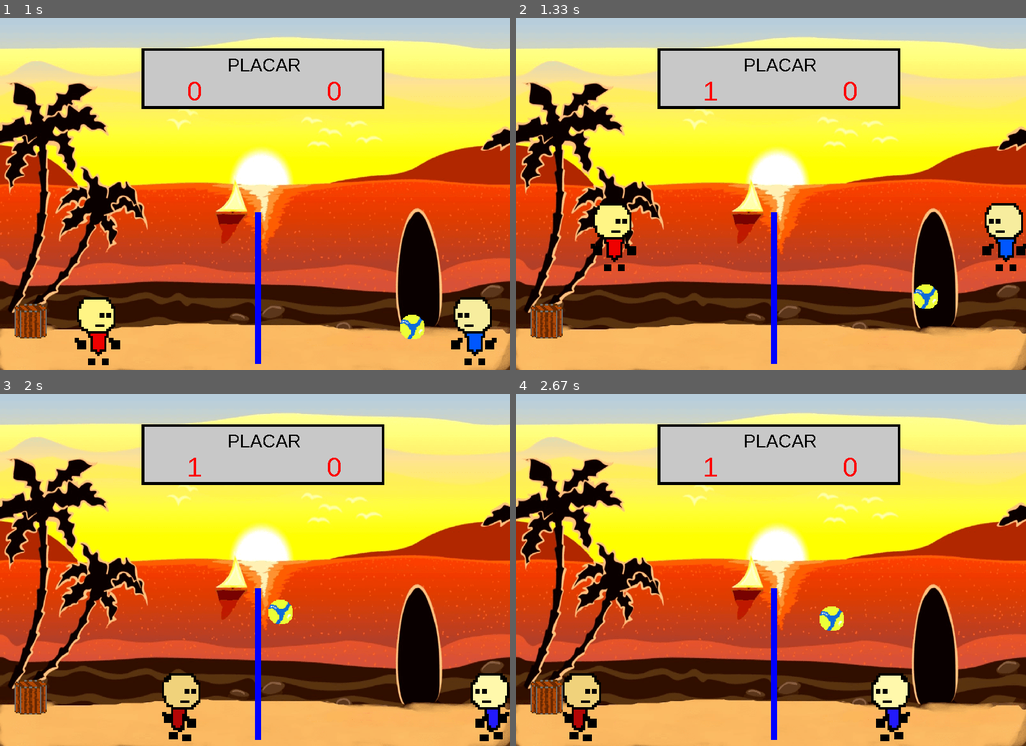
Above: before the commit, frames 1-4 (two rows, left to right).
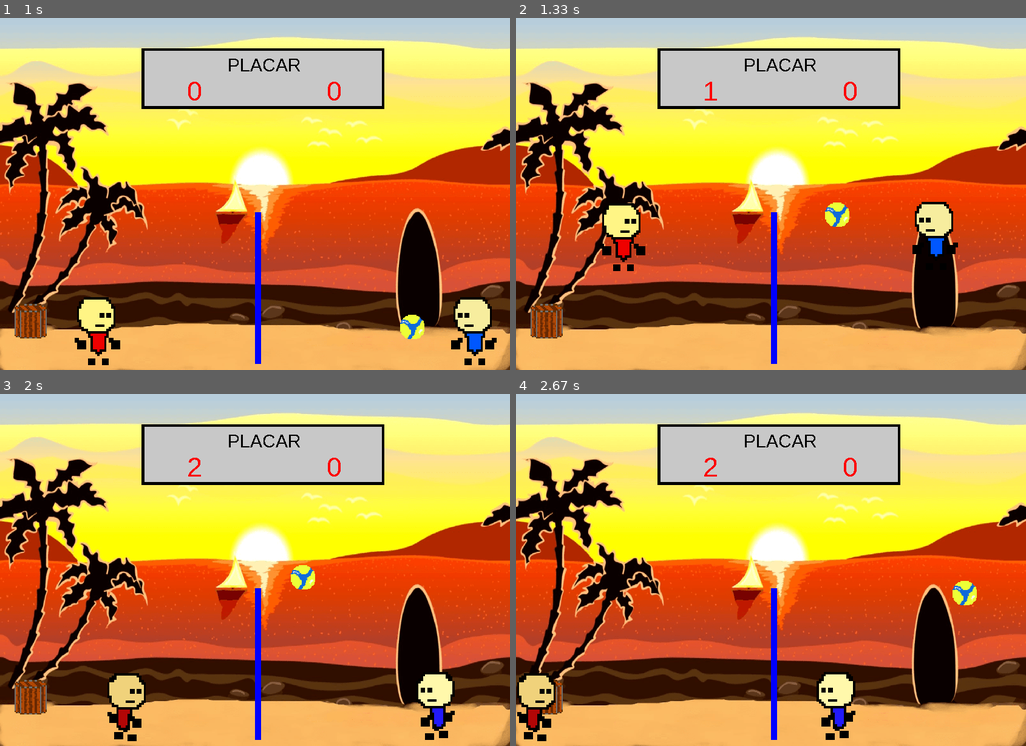
Above: after the commit, the same moments.

Repository: luiskeyd/volei-pygame
Game: pygame game, started from jogo.py
Same seed, same stepped clock (60 frames per second), same inputs: the game is played once before the commit and once after it.
Inputs:
- Up to frame 1 (1 s): tap Space at 0.33 s; hold Right from 0.67 s (still down)
- Up to frame 2 (1.33 s): release Right at 1.13 s; hold Up from 1.17 s (still down); hold W from 1.17 s (still down)
- Up to frame 3 (2 s): release Up at 1.47 s; release W at 1.47 s; hold Right 1.5-1.97 s; hold D 1.5-1.97 s
- Up to frame 4 (2.67 s): hold Left 2-2.53 s; hold A 2-2.53 s; hold Left from 2.57 s (still down); hold A from 2.57 s (still down)

Frame 1 is identical in both runs. In frame 2, 3.3% of the frame differs, in the area x 14-100%, y 52-83%; in frame 3, 4.5%; in frame 4, 4.7%, in the area x 0-91%, y 18-99%.

Commit message:
add de musica

Diff:
--- a/jogo.py
+++ b/jogo.py
@@ -35,6 +35,9 @@
         self.bola_sprite.add(self.bola)
         self.todas_as_sprites.add(self.jogador1)
         self.todas_as_sprites.add(self.jogador2) # add de todas as sprites na lista
+        pygame.mixer_music.set_volume(0.5)
+        pygame.mixer_music.load('audio/happy_adveture.mp3')
+        pygame.mixer_music.play(-1)
         self.rodar()
 
 
@@ -56,6 +59,7 @@
             self.bola.verificar_colisao_rede(self.rede)
             self.atualizar_sprites()
             self.desenhar_sprites()
+
 
     def eventos(self):
         #define os eventos do jogo
@@ -97,6 +101,9 @@
        self.imagem_de_fundo()
        #exibe o texto da tela inicial
        self.mostrar_texto('Pressione espaço para jogar', 32,constantes.BRANCO, constantes.LARGURA//2, constantes.ALTURA//2)
+       pygame.mixer_music.set_volume(0.5)
+       pygame.mixer_music.load('audio/8bit Bossa.mp3')
+       pygame.mixer_music.play()
        pygame.display.flip()
        self.esperar_resposta()
 
@@ -112,6 +119,11 @@
                 if event.type == pygame.KEYDOWN:
                     if event.key == pygame.K_SPACE:
                         esperando = False
+                        pygame.mixer.music.stop()
+                        pygame.mixer.music.load('audio/Menu Selection Click.wav')
+                        pygame.mixer_music.play()
+
+
 
     def imagem_de_fundo(self):
         self.imagem_inicial = pygame.image.load(sprites.TELA_INICIAL)
@@ -119,6 +131,7 @@
         self.rect = self.imagem_inicial.get_rect()
         self.rect.topleft = (0, 0)
         self.tela.blit(self.imagem_inicial, self.rect)
+
 
     def imagem_de_game_play(self):
         self.imagem_gameplay = pygame.image.load(sprites.TELA_DE_GAMEPLAY )
@@ -135,31 +148,48 @@
         self.rect.midtop = (50,460)
         self.tela.blit(self.barrio, self.rect)
 
+
     def Placar(self, bola):
 
-        self.placar_jogador1 = constantes.PLACAR_JOGADOR1
-        self.placar_jogador2 = constantes.PLACAR_JOGADOR2
         self.placar_exterior = pygame.draw.rect(self.tela,(constantes.PRETO), [233,50,400,100], 5)
         self.placar_interior = pygame.draw.rect(self.tela,(constantes.CINZA), [238,54,391,91], 0)
         self.mostrar_texto('PLACAR',30,constantes.PRETO, 435,60 )
-        self.mostrar_texto(f'{self.placar_jogador1}',45, constantes.VERMELHO,320, 95)
-        self.mostrar_texto(f'{self.placar_jogador2}',45, constantes.VERMELHO,550, 95)
+        self.mostrar_texto(f'{constantes.PLACAR_JOGADOR1}',45, constantes.VERMELHO,320, 95)
+        self.mostrar_texto(f'{constantes.PLACAR_JOGADOR2}',45, constantes.VERMELHO,550, 95)
         POSICAO = self.bola.atualizar_posicao()
-        PONTUOU = False
 
         if POSICAO[1] >= 547 and (POSICAO[0] > constantes.LARGURA /2):
             constantes.PLACAR_JOGADOR1 += 1
-            PONTUOU = True
+            self.resetar_posicao()
 
         elif POSICAO[1] >= 547 and (POSICAO[0] < constantes.LARGURA /2):
             constantes.PLACAR_JOGADOR2 += 1
+            self.resetar_posicao()
 
-    #def resetar_posicao(self, jogador, bola):
-     #   self.x = self.posicao_inicial
+        if constantes.PLACAR_JOGADOR1 >= 12 and (constantes.PLACAR_JOGADOR1 - constantes.PLACAR_JOGADOR2 >= 2):
+            constantes. PLACAR_JOGADOR1= 0
+            constantes. PLACAR_JOGADOR2= 0
+        if constantes.PLACAR_JOGADOR2 >= 12 and (constantes.PLACAR_JOGADOR2 - constantes.PLACAR_JOGADOR1 >= 2):
+            constantes. PLACAR_JOGADOR1= 0
+            constantes. PLACAR_JOGADOR2= 0
+
+
+    def resetar_posicao(self):
+        pontuou = True
+        if pontuou == True:
+            self.jogador1.resetar_posicao_player(1)
+            self.jogador2.resetar_posicao_player(2)
+            self.bola.resetar_posicao_bola()
+            pontuou = False
 
 
     def mostrar_tela_final(self):
         pass
+
+
+
+
+
 
 volei = Jogo()
 volei.mostrar_tela_inicial()
--- a/sist_bola.py
+++ b/sist_bola.py
@@ -16,6 +16,8 @@
         self.rect= self.image.get_rect()
         self.rect.x, self.rect.y = (constantes.LARGURA//2, 250)
         self.rect.inflate_ip(-10, -10)
+        self.posicao_inicial_bola_x = self.rect.x
+        self.posicao_inicial_bola_y = self.rect.y
         self.gravidade = constantes.Y_GRAVIDADE
         self.vel_x = 6
         self.vel_y = 2
@@ -66,6 +68,7 @@
                 elif self.rect.top < rede.rect.bottom and self.rect.bottom > rede.rect.bottom:
                      self.rect.top = rede.rect.bottom
 
+
     def verificar_colisao_jogador(self, player):
         # isso é pra ver de qual lado a bola ta acertando o jogador
         if self.rect.colliderect(player.rect):
@@ -92,5 +95,9 @@
     def atualizar_posicao(self):
         return (self.rect.x, self.rect.y)
 
-    #def resetar_posicao(self):
-       # self.x = self.posicao_inicial
+
+    def resetar_posicao_bola(self):
+        self.rect.x = self.posicao_inicial_bola_x
+        self.rect.y = self.posicao_inicial_bola_y
+        self.vel_x = 6
+        self.vel_y = 2
--- a/sist_players.py
+++ b/sist_players.py
@@ -20,8 +20,11 @@
             self.image = self.sprites[self.atual]
             self.image = pygame.transform.scale(self.image,(120,120))
             self.rect = self.image.get_rect()
-            self.rect.topleft = constantes.X_JOGADOR1, constantes.Y_JOGADOR1
+            self.rect.x, self.rect.y= constantes.X_JOGADOR1, constantes.Y_JOGADOR1
             self.rect.inflate_ip(-30, -5)
+            self.posicao_x_inicial_j1 = self.rect.x
+            self.posicao_y_inicial_j1 = self.rect.y
+
             self.animar = False
             self.pulando = False
             self.posicao_x1 = constantes.X_JOGADOR1
@@ -38,8 +41,11 @@
             self.image = self.sprites[self.atual]
             self.image = pygame.transform.scale(self.image,(120, 120))
             self.rect = self.image.get_rect()
-            self.rect.topright = constantes.X_JOGADOR2, constantes.Y_JOGADOR2
+            self.rect.x, self.rect.y = constantes.X_JOGADOR2, constantes.Y_JOGADOR2
+            self.posicao_x_inicial_j2 = self.rect.x
+            self.posicao_y_inicial_j2 = self.rect.y
             self.rect.inflate_ip(10, -5)
+
             self.animar = False
             self.pulando = False
             self.posicao_x2 = constantes.X_JOGADOR2
@@ -112,12 +118,18 @@
         if player == 1:
             if pressionado[pygame.K_w]:
                 self.pulando = True
+                # pygame.mixer_music.set_volume(0.5)
+                # pygame.mixer_music.load('audio/SFX_Jump_22.wav')
+                # pygame.mixer_music.play()
             if self.pulando:
                 self.rect.y -= self.y_velocidade
                 self.y_velocidade -= self.gravidade
                 if self.y_velocidade < -self.altura_salto:
                     self.pulando = False
                     self.y_velocidade = self.altura_salto
+
+
+
         else:
             if pressionado[pygame.K_UP]:
                 self.pulando = True
@@ -127,3 +139,18 @@
                 if self.y_velocidade < -self.altura_salto:
                     self.pulando = False
                     self.y_velocidade = self.altura_salto
+
+
+
+    def resetar_posicao_player(self, player):
+        if player == 1:
+            self.rect.x = self.posicao_x_inicial_j1
+            self.rect.y = self.posicao_y_inicial_j1
+
+
+        else:
+            self.rect.x = self.posicao_x_inicial_j2
+            self.rect.y = self.posicao_y_inicial_j2
+
+        self.y_velocidade = self.altura_salto
+        self.pulando = False
Not shown, removed: audio/Juhani Junkala [Chiptune Adventures] 1. Stage 1.ogg
Not shown, added: audio/happy_adveture.mp3
